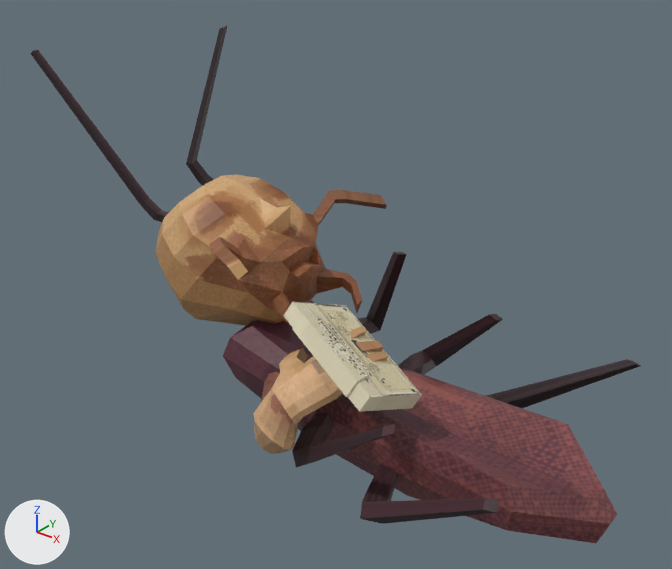
The FBX model Assets/Models/radarBug.fbx as it was, and as the next commit left it.
Camera for both pictures: a camera (50 mm lens) standing at (3.37, -3.99, 3.39) and looking at (0.14, 0.06, 0.88). Every picture has the same lights, and +X, +Y and +Z are marked at lower left. The older version comes first. Where no turn or scale is listed for an object, it has been applied to the vertices.

Script lines for the objects in view, before the commit:
```python
me_cube_001 = bpy.data.meshes.new('Cube.001')
me_cube_001.from_pydata(...)  # 80 vertices, 70 faces; spans x -0.41..1.58, y -0.87..0.87, z -0.11..0.89
me_cube_001.materials.append(mat_cockroach_mat)  # picture img_antennae_head_legs_and_more_psified_png
me_cube_002 = bpy.data.meshes.new('Cube.002')
me_cube_002.from_pydata(...)  # 32 vertices, 28 faces; spans x -2.175..-0.851, y -0.339..0.546, z 0.306..1.468
me_cube_002.materials.append(mat_cockroach_mat)  # picture img_antennae_head_legs_and_more_psified_png
me_sphere_002 = bpy.data.meshes.new('Sphere.002')
me_sphere_002.from_pydata(...)  # 181 vertices, 190 faces; spans x -1.13..1.13, y -0.87..1.21, z -1.18..0.88
me_sphere_002.materials.append(mat_head_mat)  # picture img_headuv_psified_png
ob_antennae = bpy.data.objects.new('antennae', me_cube_002)
ob_antennae.location = (-0.014, 0.012, 0.751)
ob_head = bpy.data.objects.new('head', me_sphere_002)
ob_head.location = (-0.558, -0.055, 0.861)
ob_head.rotation_euler = (0.849, -0.0000832, -1.57)  # degrees (49, 0, -90)
ob_head.scale = (0.616, 0.616, 0.616)
ob_legs = bpy.data.objects.new('legs', me_cube_001)
ob_legs.location = (0.233, -0.001, 0.099)
# also in view: 'casetteTape' at (0.6, -0.37, 0.74); 'body' at (0.82, 0.0, 0.17); 'arm' at (0.4, -0.55, 0.49)
```
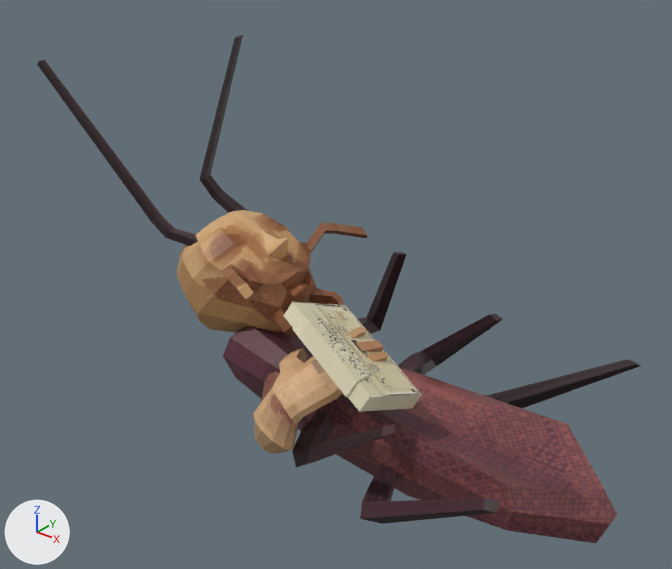
What differs and where, as boxes (x1, y1, x2, y2) in the pictures (672 x 569 px):
'head', moved, rescaled (17% narrower, 16% shorter): before (156, 174, 387, 326); after (177, 210, 368, 337)
'antennae', moved: before (31, 26, 227, 222); after (37, 35, 248, 246)

Diff of the bpy script that builds the scene:
```diff
--- a/Assets/Models/radarBug.fbx.py
+++ b/Assets/Models/radarBug.fbx.py
@@ ob_antennae @@
 ob_antennae = bpy.data.objects.new('antennae', me_cube_002)
-ob_antennae.location = (-0.014, 0.012, 0.751)
+ob_antennae.location = (0.285, -0.149, 0.751)
@@ ob_head @@
 ob_head = bpy.data.objects.new('head', me_sphere_002)
-ob_head.location = (-0.558, -0.055, 0.861)
+ob_head.location = (-0.478, -0.088, 0.754)
 ob_head.rotation_euler = (0.849, -0.0000832, -1.57)  # degrees (49, 0, -90)
-ob_head.scale = (0.616, 0.616, 0.616)
+ob_head.scale = (0.507, 0.507, 0.507)
```
